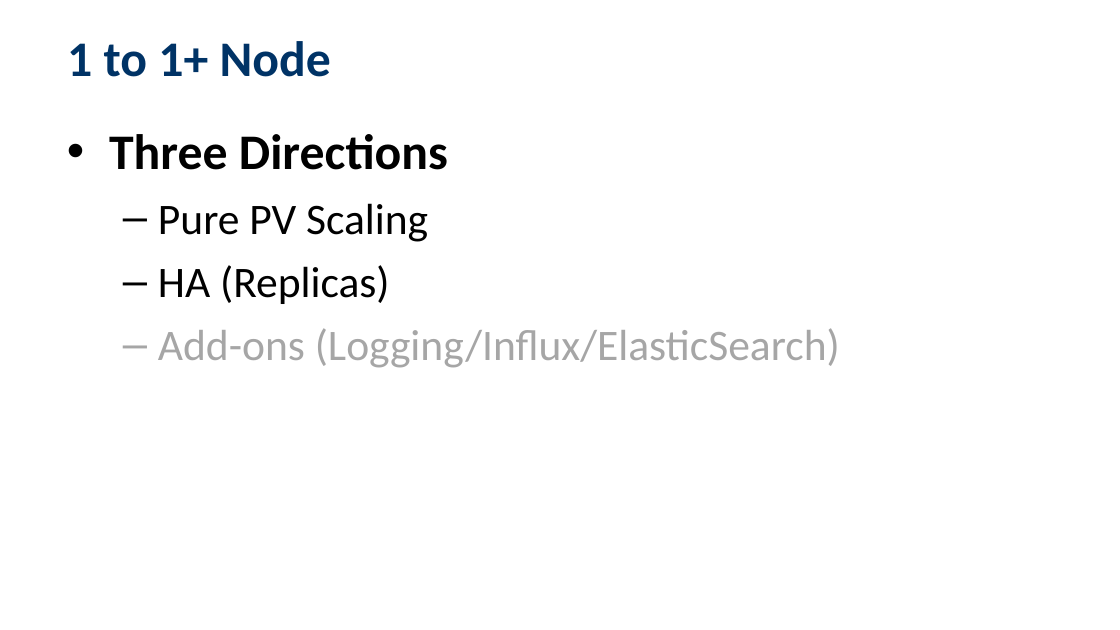
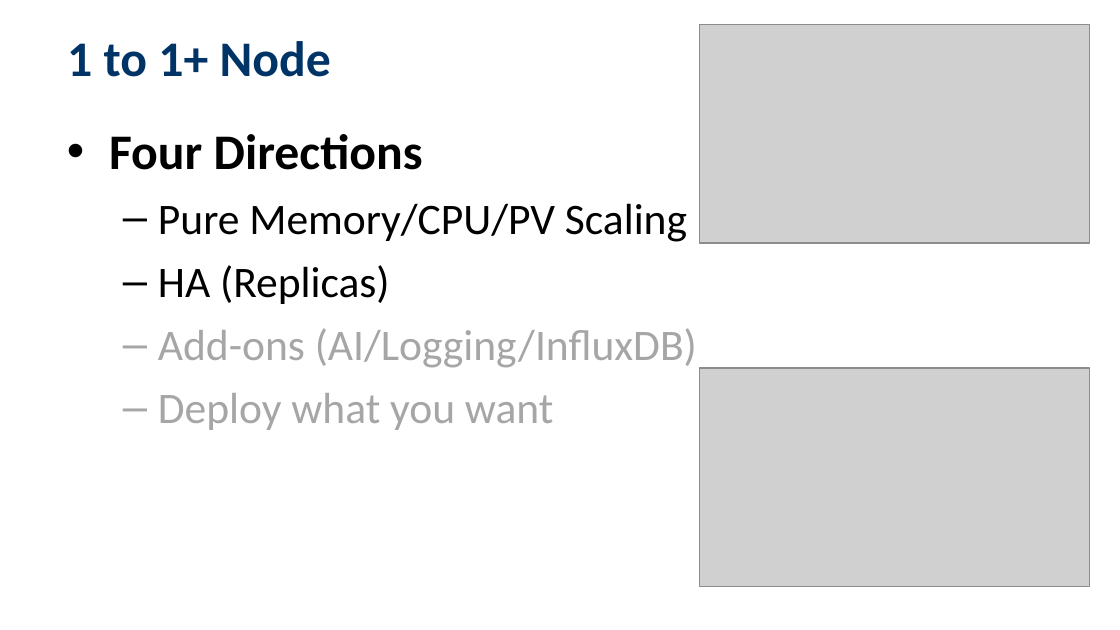
Before and after one commit to TsubasaEX/Tracks, a slide deck: slide 5 of ppt/Plan_For_DSS.ppt. Drawn at 1120x630 pixels with LibreOffice and Linux fonts; fonts in the diff are those of the drawing; grey boxes stand for pictures; background and template pictures are left out. Boxes give left, top, right and bottom in pixels: in the first picture for what was removed or moved away, otherwise in the second. Text is boxed around its words. In the diff, an @@ line names an element or a change of style, - is before the commit and + after.

```diff
--- a/ppt/Plan_For_DSS.ppt
+++ b/ppt/Plan_For_DSS.ppt
@@ picture added at (700,25,1090,243) @@
@@ text at (109,134,687,242): text changed; size 32 to 28 pt; bold off @@
-• Three Directions
-  – Pure PV Scaling
+• Four Directions
+  – Pure Memory/CPU/PV Scaling
@@ text at (158,328,697,430): text changed @@
-  – Add-ons (Logging/Influx/ElasticSearch)
+  – Add-ons (AI/Logging/InfluxDB)
+  – Deploy what you want
@@ picture added at (700,368,1090,587) @@
```
Also in this commit, not shown: 5 other slides changed, 3 slides added, 2 other files.
